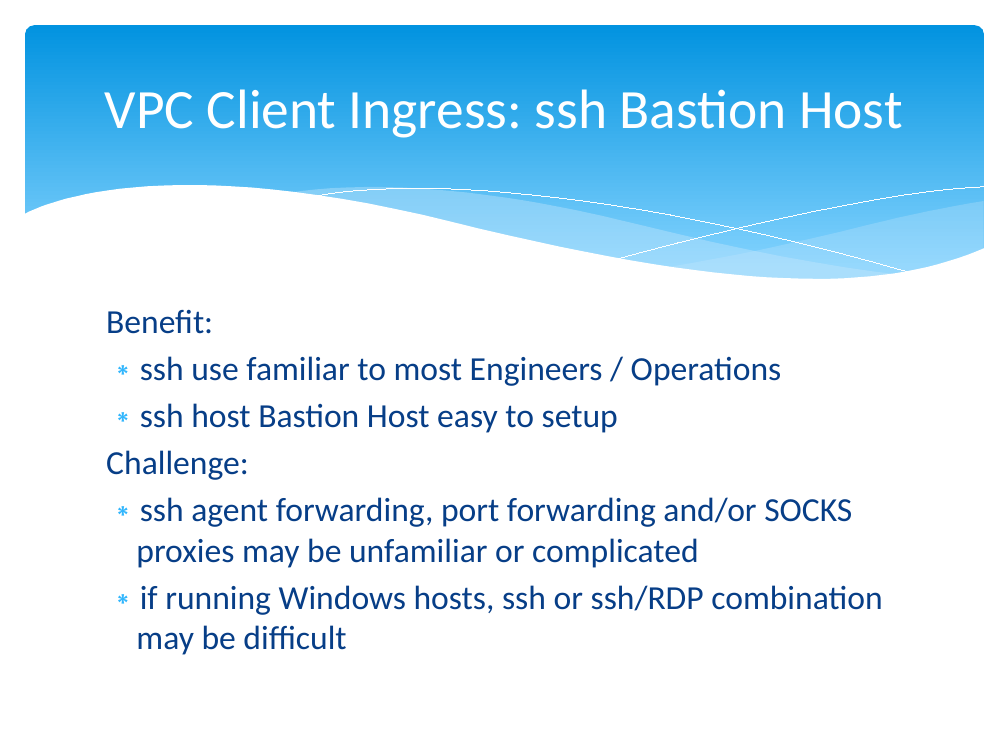
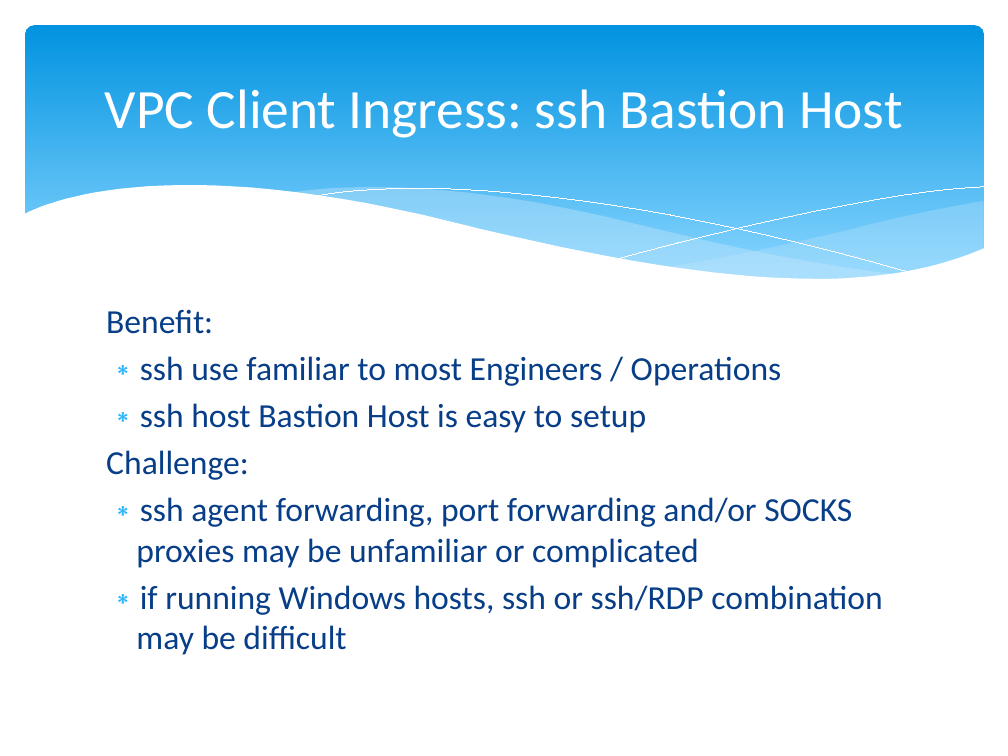
Before and after one commit to cloudavail/awstraining, a slide deck: slide 26 of aws-vpc/aws-vpc.pptx. Drawn at 1008x756 pixels with LibreOffice and Linux fonts; fonts in the diff are those of the drawing. Boxes give left, top, right and bottom in pixels: in the first picture for what was removed or moved away, otherwise in the second. Text is boxed around its words. In the diff, an @@ line names an element or a change of style, - is before the commit and + after.

```diff
--- a/aws-vpc/aws-vpc.pptx
+++ b/aws-vpc/aws-vpc.pptx
@@ text at bbox=[140, 403, 646, 433]: text changed @@
-∗ ssh host Bastion Host easy to setup
+∗ ssh host Bastion Host is easy to setup
```
Also in this commit, not shown: 7 other slides changed.
